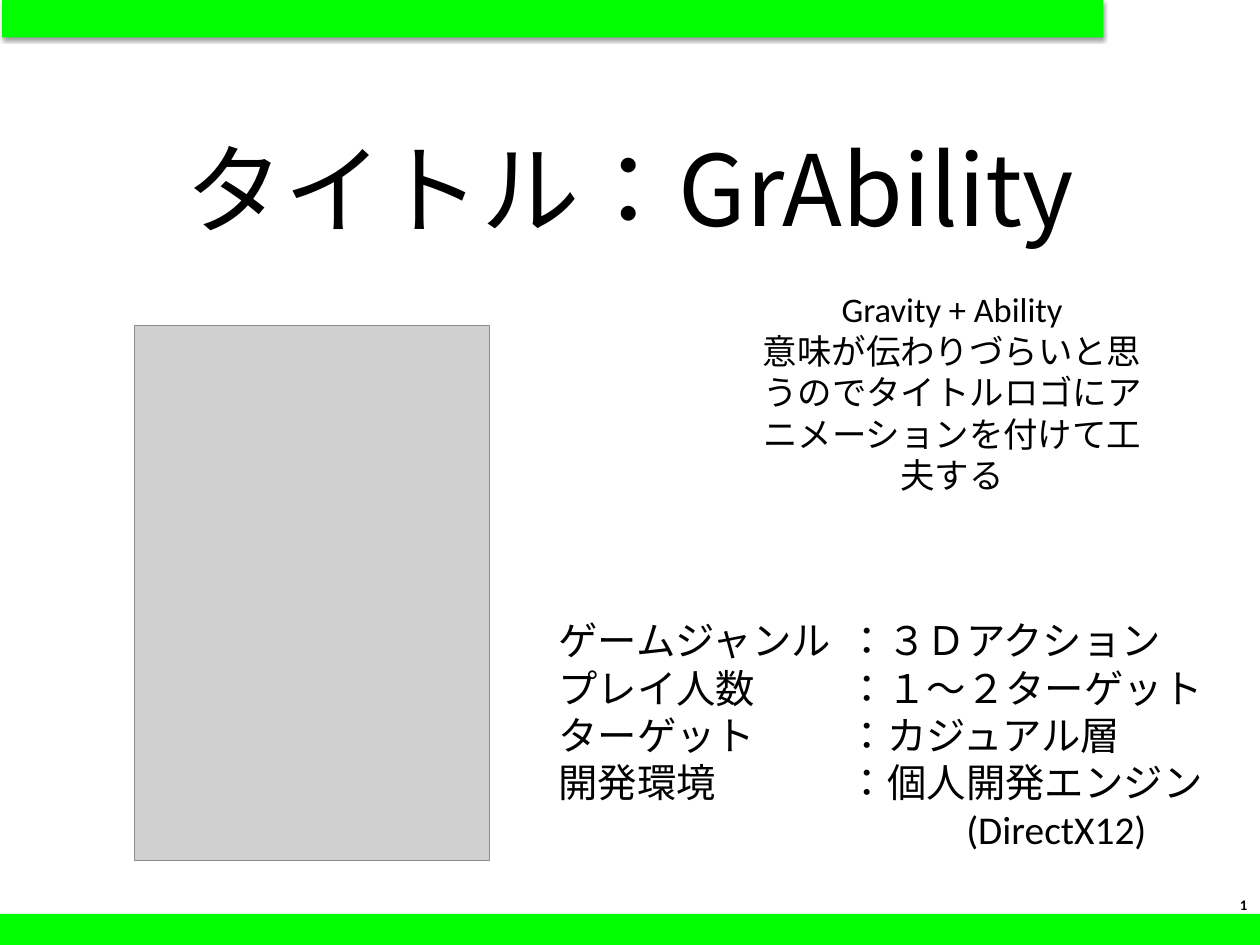
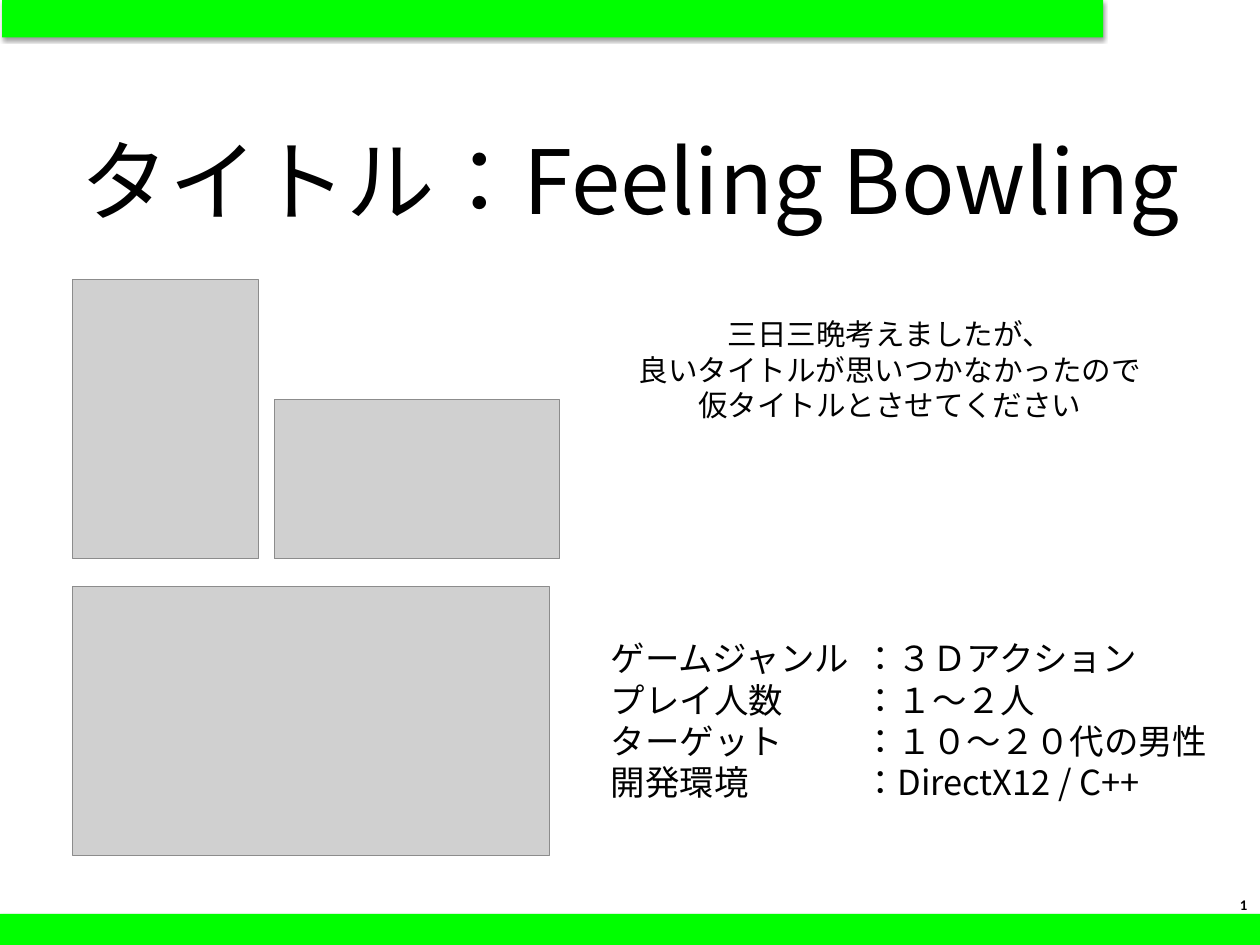
Before and after one commit to YuMild/GameAwards, a slide deck: slide 1 of Plan/日本ゲーム大賞22_企画書シート0202.pptx. Drawn at 1260x945 pixels with LibreOffice and Linux fonts; fonts in the diff are those of the drawing; grey boxes stand for pictures. Boxes give left, top, right and bottom in pixels: in the first picture for what was removed or moved away, otherwise in the second. Text is boxed around its words. In the diff, an @@ line names an element or a change of style, - is before the commit and + after.

```diff
--- a/Plan/日本ゲーム大賞22_企画書シート0202.pptx
+++ b/Plan/日本ゲーム大賞22_企画書シート0202.pptx
@@ text at box(81, 142, 1179, 235): text changed; size 80 to 72 pt @@
-タイトル：GrAbility
+タイトル：Feeling Bowling
@@ picture: place and size @@
-picture at box(135, 326, 490, 860)
+picture at box(73, 280, 258, 559)
@@ text removed at box(763, 298, 1141, 491) @@
-Gravity + Ability
-意味が伝わりづらいと思うのでタイトルロゴにアニメーションを付けて工夫する
@@ text added at box(639, 320, 1141, 419), 24 pt, text #000000 @@
+三日三晩考えましたが、
+良いタイトルが思いつかなかったので
+仮タイトルとさせてください
@@ picture added at box(275, 399, 560, 558) @@
@@ picture added at box(73, 587, 549, 855) @@
@@ text "ゲームジャンル": place and size @@
-text "ゲームジャンル" at box(558, 622, 831, 801)
+text "ゲームジャンル" at box(611, 642, 849, 798)
@@ text "ゲームジャンル" at box(611, 642, 849, 798): size 32 to 28 pt, font Calibri to Noto Sans CJK JP @@
@@ text "：３Ｄアクション": place and size @@
-text "：３Ｄアクション" at box(848, 623, 1202, 850)
+text "：３Ｄアクション" at box(863, 643, 1207, 796)
@@ text at box(863, 643, 1137, 673): size 32 to 28 pt, font Calibri to Noto Sans CJK JP in "：３Ｄアクション" @@
@@ text at box(863, 685, 1207, 796): text changed; size 32 to 28 pt; font Calibri to Noto Sans CJK JP @@
-：１～２ターゲット
-：カジュアル層
-：個人開発エンジン
-(DirectX12)
+：１～２人
+：１０～２０代の男性
+：DirectX12 / C++
```
Also in this commit, not shown: 3 other slides changed, 8 slides added, 1 slide removed, 22 other files.
